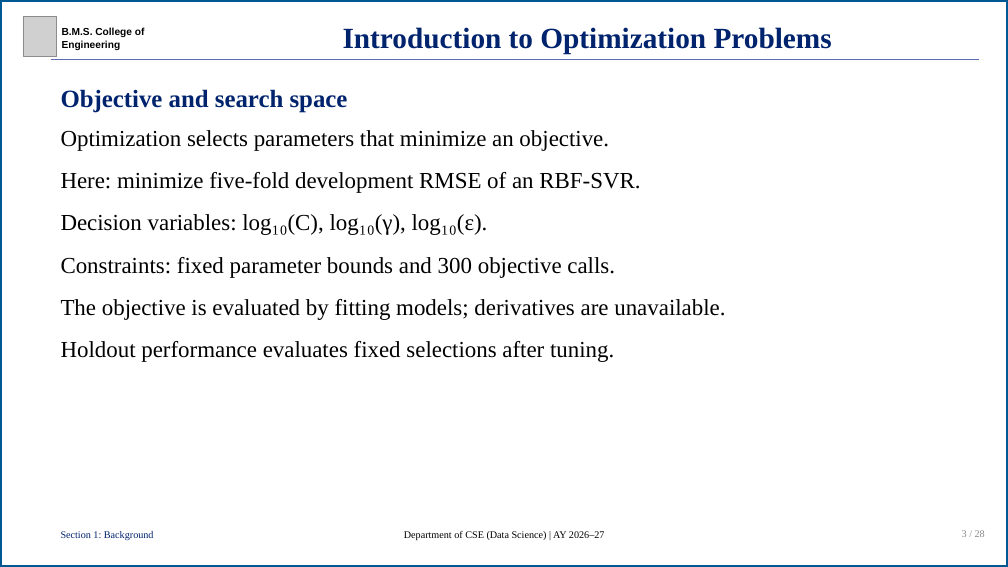
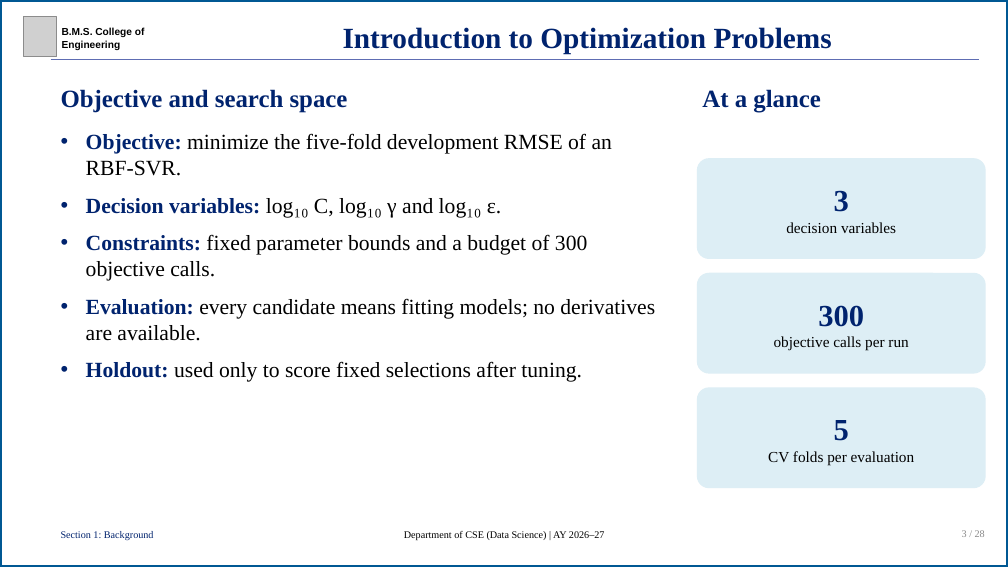
Before and after one commit to R-V-Abhishek/concrete-strength-de-svr, a slide deck: slide 3 of presentation/concrete-strength-de-svr-presentation.pptx. Drawn at 1008x567 pixels with LibreOffice and Linux fonts; fonts in the diff are those of the drawing; grey boxes stand for pictures. Boxes give left, top, right and bottom in pixels: in the first picture for what was removed or moved away, otherwise in the second. Text is boxed around its words. In the diff, an @@ line names an element or a change of style, - is before the commit and + after.

```diff
--- a/presentation/concrete-strength-de-svr-presentation.pptx
+++ b/presentation/concrete-strength-de-svr-presentation.pptx
@@ text added at bbox=[702, 89, 821, 112], 39 pt, text #00236E, bold @@
+At a glance
@@ text at bbox=[86, 133, 655, 382]: text changed; size 36 to 34 pt @@
-Optimization selects parameters that minimize an objective.
-Here: minimize five-fold development RMSE of an RBF-SVR.
-Decision variables: log₁₀(C), log₁₀(γ), log₁₀(ε).
-Constraints: fixed parameter bounds and 300 objective calls.
-The objective is evaluated by fitting models; derivatives are unavailable.
-Holdout performance evaluates fixed selections after tuning.
+• Objective: minimize the five-fold development RMSE of an RBF-SVR.
+• Decision variables: log₁₀ C, log₁₀ γ and log₁₀ ε.
+• Constraints: fixed parameter bounds and a budget of 300 objective calls.
+• Evaluation: every candidate means fitting models; no derivatives are available.
+• Holdout: used only to score fixed selections after tuning.
@@ rounded rectangle added at bbox=[697, 158, 986, 259], fill #DDEEF5, 24 pt, text #000000 @@
+3
+decision variables
@@ rounded rectangle added at bbox=[697, 273, 986, 374], fill #DDEEF5, 24 pt, text #000000 @@
+300
+objective calls per run
@@ rounded rectangle added at bbox=[697, 387, 986, 488], fill #DDEEF5, 24 pt, text #000000 @@
+5
+CV folds per evaluation
```
Also in this commit, not shown: 16 other slides changed, 7 other files.
